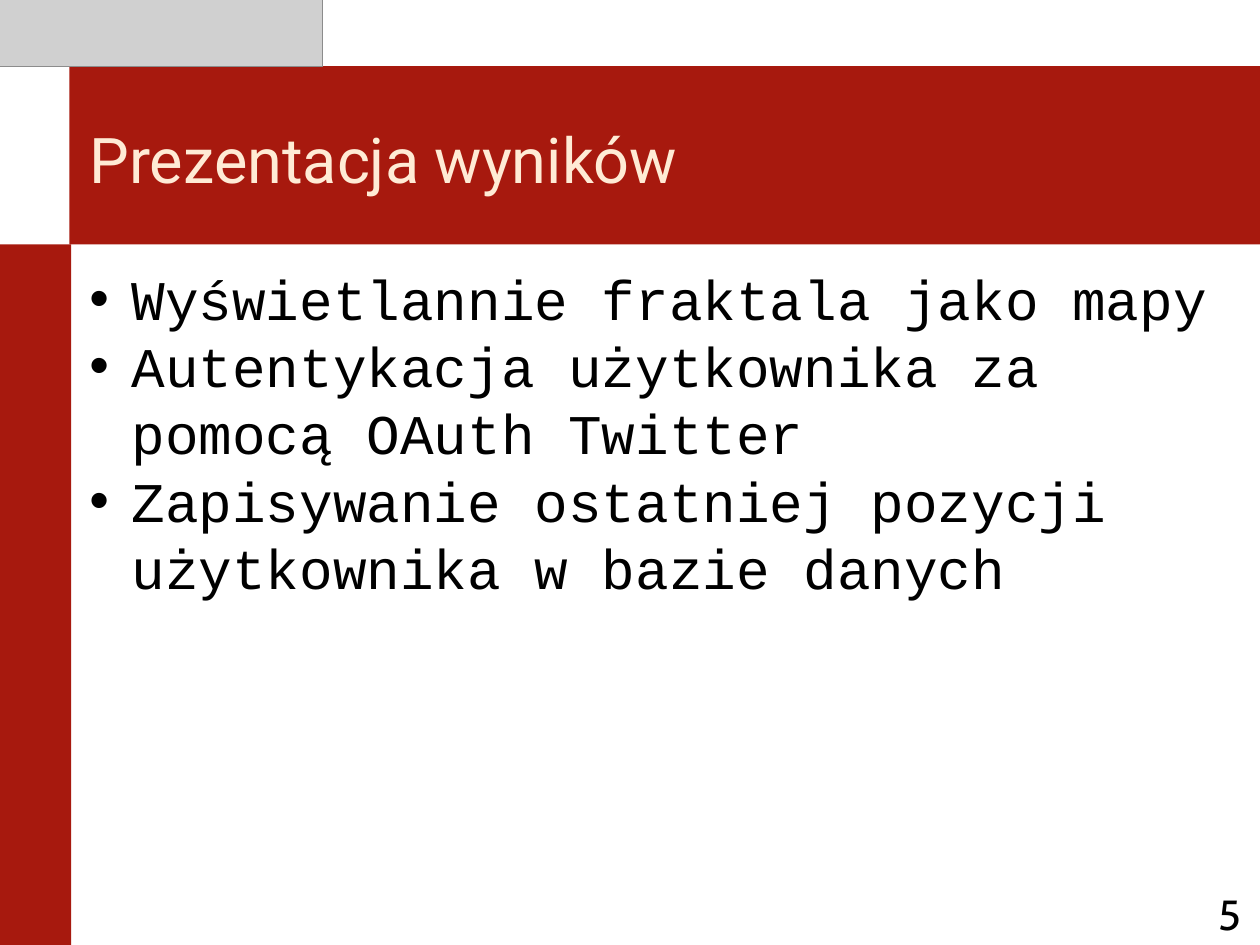
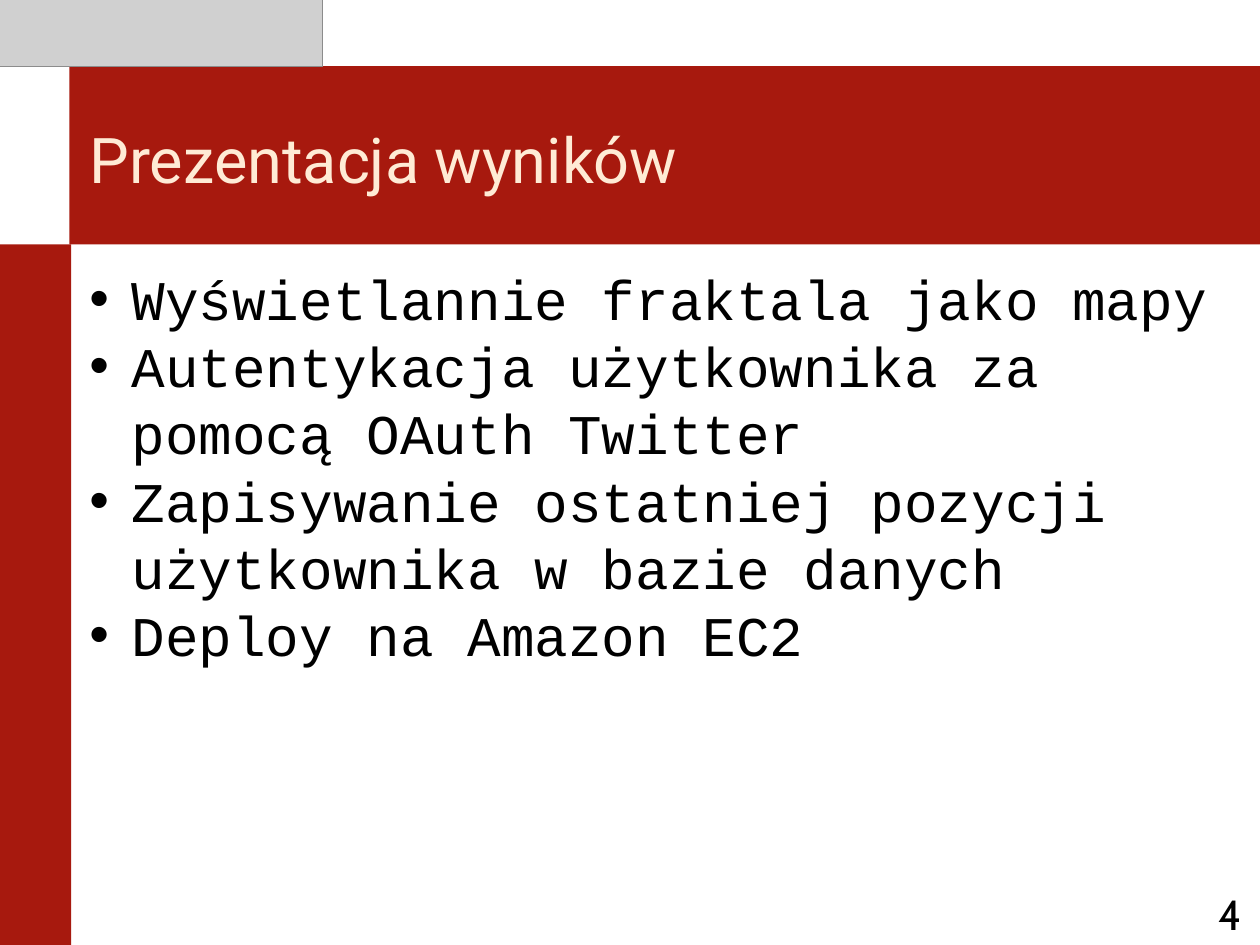
Before and after one commit to 225985/studia, a slide deck: slide 4 of doc/prototyp.ppt (slide 5 before the commit). Drawn at 1260x945 pixels with LibreOffice and Linux fonts; fonts in the diff are those of the drawing; grey boxes stand for pictures. Boxes give left, top, right and bottom in pixels: in the first picture for what was removed or moved away, otherwise in the second. Text is boxed around its words. In the diff, an @@ line names an element or a change of style, - is before the commit and + after.

```diff
--- a/doc/prototyp.ppt
+++ b/doc/prototyp.ppt
@@ text at box(132, 616, 804, 668): paragraph added @@
+• Deploy na Amazon EC2
@@ page number at box(1218, 900, 1241, 930): text changed @@
-5
+4
```
Also in this commit, not shown: 5 other slides changed, 3 slides added, 1 slide removed, 15 other files.
